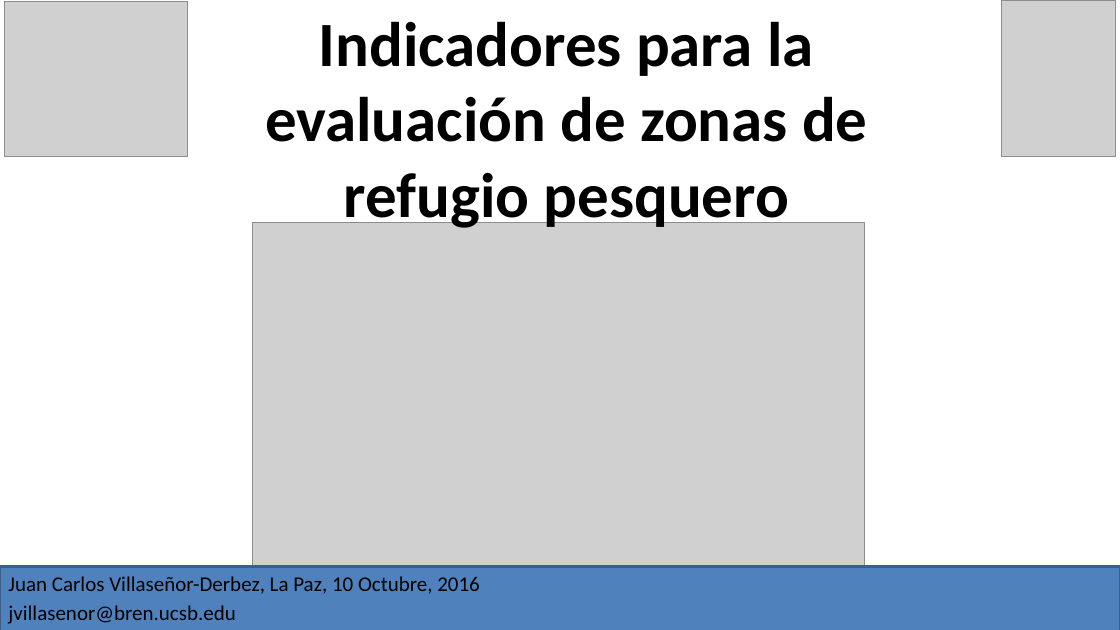
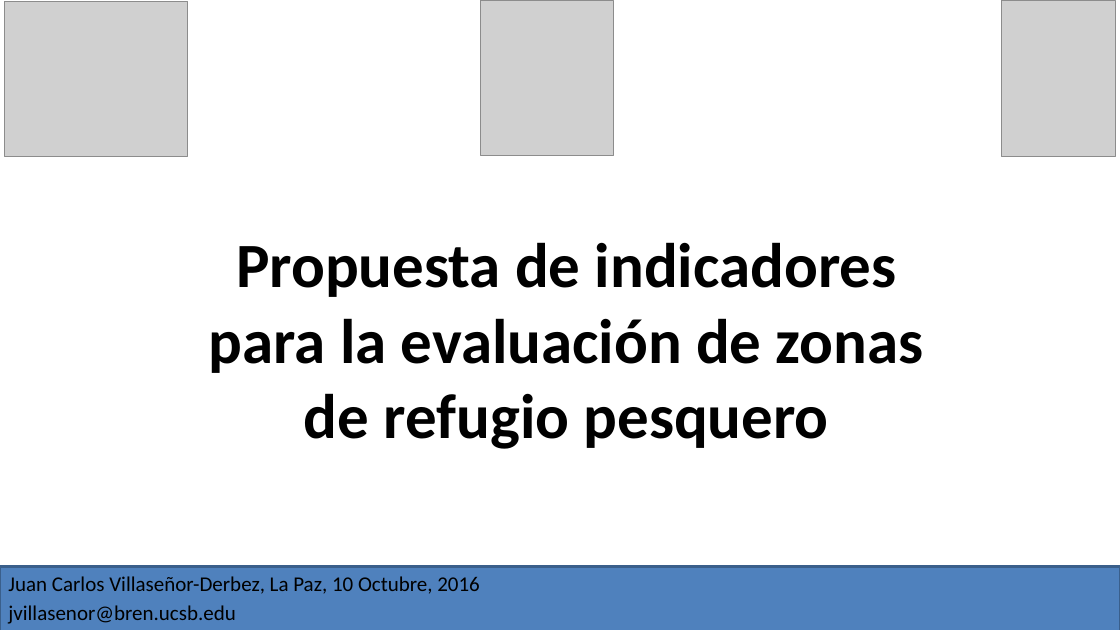
Before and after one commit to turfeffect/Docs, a slide deck: slide 1 of Presentations/Workshop in Mexico/Mexico Workshop.pptx. Drawn at 1120x630 pixels with LibreOffice and Linux fonts; fonts in the diff are those of the drawing; grey boxes stand for pictures. Boxes give left, top, right and bottom in pixels: in the first picture for what was removed or moved away, otherwise in the second. Text is boxed around its words. In the diff, an @@ line names an element or a change of style, - is before the commit and + after.

```diff
--- a/Presentations/Workshop in Mexico/Mexico Workshop.pptx
+++ b/Presentations/Workshop in Mexico/Mexico Workshop.pptx
@@ picture added at <box>481,0,613,155</box> @@
@@ picture removed at <box>252,223,864,567</box> @@
@@ title at <box>209,242,924,449</box>: text changed @@
-Indicadores para la evaluación de zonas de refugio pesquero
+Propuesta de indicadores para la evaluación de zonas de refugio pesquero
```
Also in this commit, not shown: 14 other slides changed, 1 slide added, 2 slides removed.
